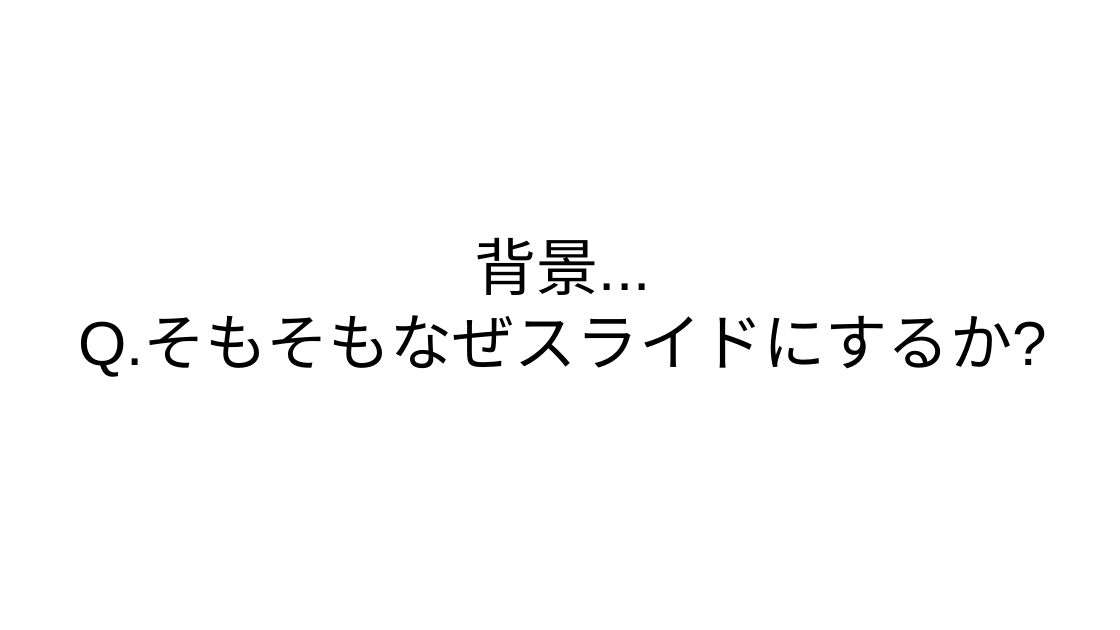
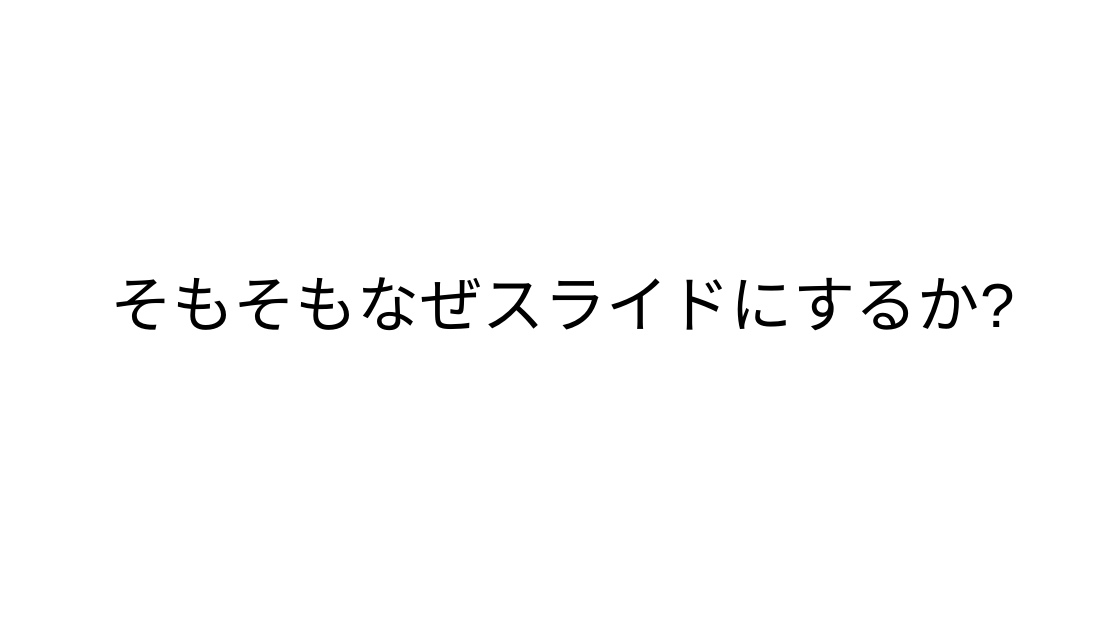
Before and after one commit to kijimaD/roam-ui, a slide deck: slide 5 of pages/pdfs/20250201_slide.odp. Drawn at 1120x630 pixels with LibreOffice and Linux fonts; fonts in the diff are those of the drawing. Boxes give left, top, right and bottom in pixels: in the first picture for what was removed or moved away, otherwise in the second. Text is boxed around its words. In the diff, an @@ line names an element or a change of style, - is before the commit and + after.

```diff
--- a/pages/pdfs/20250201_slide.odp
+++ b/pages/pdfs/20250201_slide.odp
@@ title at <box>111,277,1015,331</box>: text changed @@
-背景...
-Q.そもそもなぜスライドにするか?
+そもそもなぜスライドにするか?
```
Also in this commit, not shown: 8 other slides changed, 1 slide added, 2 slides removed, 2 other files.
